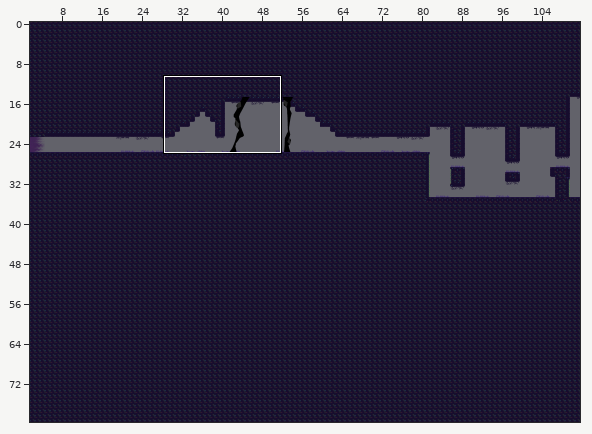
Level history. Tiled map: Juegos_de_desarrollo/Marc/Assets/Maps/Zona_oniricaDASH.tmx. Above, an overview of the earlier version with the close-up marked.
Close-up. First the earlier version:
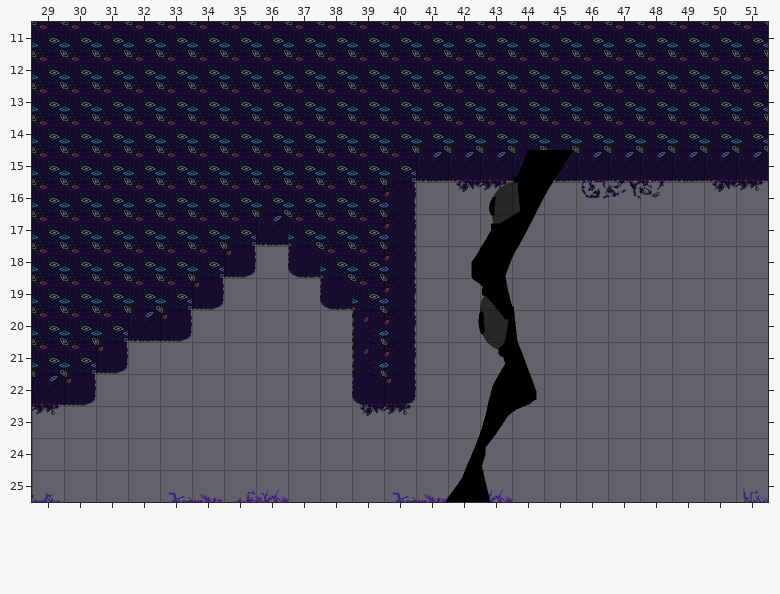
Cells are 64x64 px. Shown: x 29..51, y 11..25. The commit also changed other parts of the map, which this record leaves out.
After:
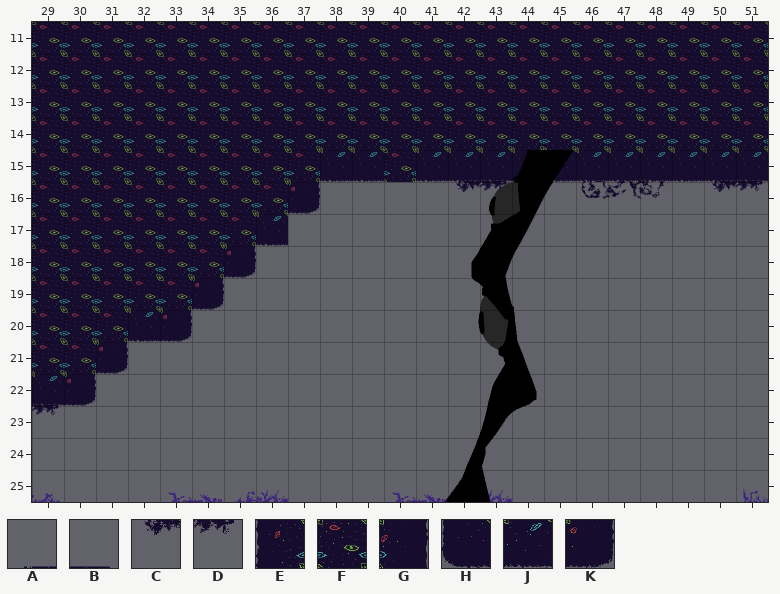
Key: from "Props": A 48, B 49, C 56, D 57; from "Tileset_Zona_Onirica": E 8, F 9, G 10, H 16, J 17, K 18.
_ is an empty cell.
The exact change:
Layer "Capa de patrones 1":
y 15: x 38..39 FF -> JJ
y 16: x 37..40 FFFG -> K___
y 17: x 37..40 FFFG -> ____
y 18: x 37..40 HFFG -> ____
y 19: x 38..40 HFG -> ___
y 20..21: x 39..40 EG -> __
y 22: x 39..40 HK -> __
Layer "Props":
y 22: x 39..40 AB -> __
y 23: x 39..40 CD -> __
